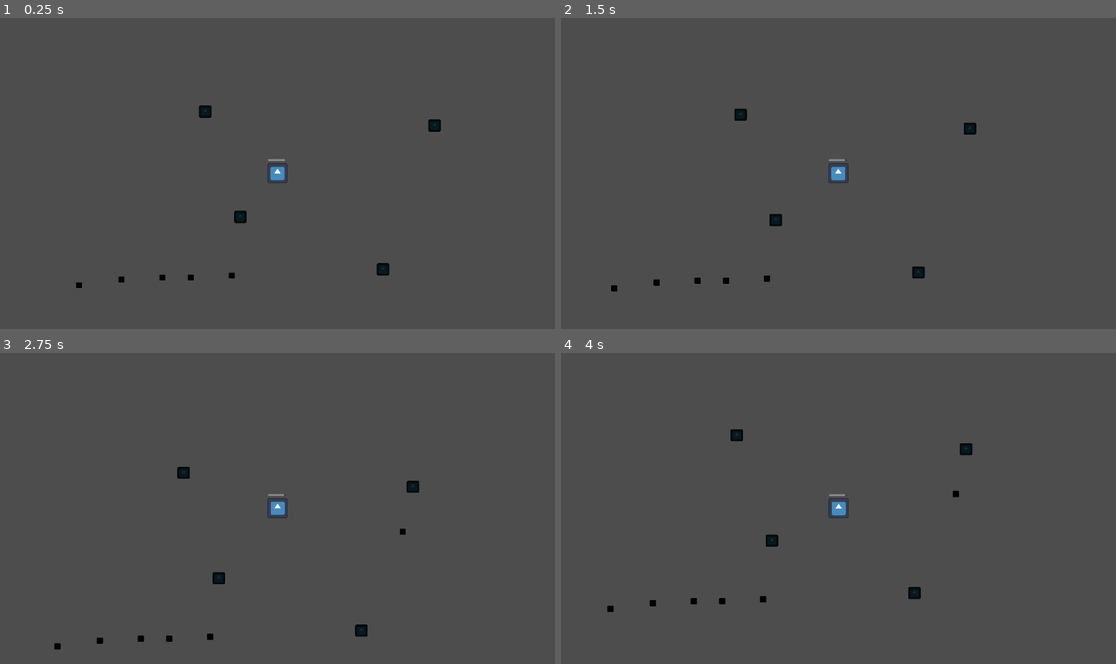
Above: before the commit, frames 1-4 (two rows, left to right).
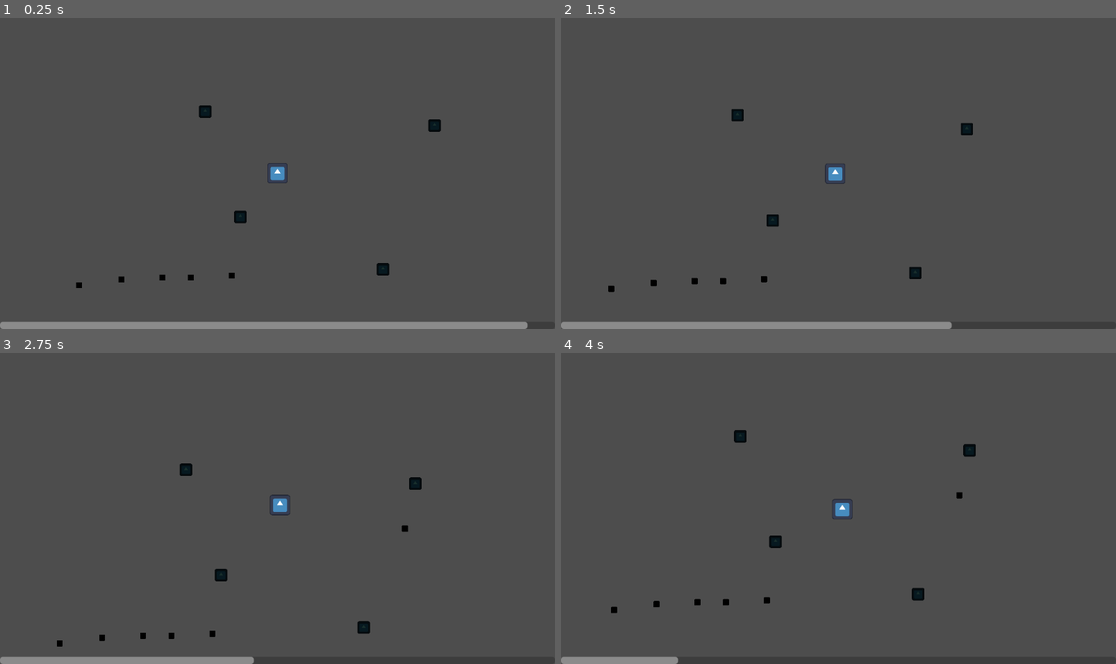
Above: after the commit, the same moments.

Repository: Floorban/Just-Run
Game: Godot game, scene res://scenes/main.tscn
Same seed, same stepped clock (60 frames per second), same inputs: the game is played once before the commit and once after it. The engine's default icon, where the game draws it, is replaced by a stand-in: a white triangle on a blue panel in a dark square.
Inputs (mouse positions are in pixels of both pictures, inside the frame that each line leads up to):
- Up to frame 1 (0.25 s): no input
- Up to frame 2 (1.5 s): move the mouse to (960, 157) at 0.52 s; move the mouse to (727, 189) at 1.27 s
- Up to frame 3 (2.75 s): move the mouse to (333, 440) at 2.02 s
- Up to frame 4 (4 s): move the mouse to (810, 570) at 2.77 s; move the mouse to (1005, 555) at 3.52 s

The runs differ from the first frame. In frame 1, 2.1% of the frame differs, in the area x 0-95%, y 45-100%; in frame 2, 2.0%; in frame 3, 1.7%; in frame 4, 1.1%.

Commit message:
clean up, ui fixed pos

Diff:
--- a/scenes/camera_controller.gd
+++ b/scenes/camera_controller.gd
@@ -2,9 +2,7 @@
 
 @export var target: Node2D
 @onready var camera: Camera2D = $Camera
+var follow_damping := 10.0
 
-func _ready() -> void:
-	pass # Replace with function body.
-
-func _process(delta: float) -> void:
-	camera.global_position = lerp(camera.global_position, target.global_position, delta * 50.0)
+func _physics_process(delta: float) -> void:
+	camera.global_position = lerp(camera.global_position, target.global_position, delta * follow_damping)
--- a/scenes/main.tscn
+++ b/scenes/main.tscn
@@ -3,6 +3,7 @@
 [ext_resource type="PackedScene" uid="uid://7edvo5ukfw7f" path="res://scenes/player.tscn" id="1_o5qli"]
 [ext_resource type="PackedScene" uid="uid://exi12hnu1s1v" path="res://scenes/ball.tscn" id="2_0wfyh"]
 [ext_resource type="Script" uid="uid://cu4p20gfru5br" path="res://scenes/camera_controller.gd" id="2_tefeu"]
+[ext_resource type="Texture2D" uid="uid://baaoxr2jhuah1" path="res://icon.svg" id="3_o6xl0"]
 [ext_resource type="Script" uid="uid://b5do1y4c2vudl" path="res://scripts/ball_spawn.gd" id="3_sugp2"]
 [ext_resource type="Script" uid="uid://wo3h5lu6ndjd" path="res://scripts/boundray_detect.gd" id="3_tbgi4"]
 [ext_resource type="PackedScene" uid="uid://2jpfau4suypg" path="res://scenes/enemy.tscn" id="4_jyhfs"]
@@ -32,7 +33,8 @@
 
 [node name="Main" type="Node2D" unique_id=49435743]
 
-[node name="Player" parent="." unique_id=269785277 instance=ExtResource("1_o5qli")]
+[node name="Player" parent="." unique_id=269785277 node_paths=PackedStringArray("hp_bar") instance=ExtResource("1_o5qli")]
+hp_bar = NodePath("../CanvasLayer/Control/HealthBar")
 
 [node name="CameraController" type="Node2D" parent="." unique_id=1925134630 node_paths=PackedStringArray("target")]
 script = ExtResource("2_tefeu")
@@ -40,6 +42,14 @@
 
 [node name="Camera" type="Camera2D" parent="CameraController" unique_id=683868124]
 top_level = true
+
+[node name="Crosshair" type="Sprite2D" parent="CameraController" unique_id=785862893]
+unique_name_in_owner = true
+visible = false
+position = Vector2(102, 41)
+texture = ExtResource("3_o6xl0")
+region_enabled = true
+region_rect = Rect2(110.244, 49.496, 5, 5)
 
 [node name="Ball" parent="." unique_id=23401371 instance=ExtResource("2_0wfyh")]
 position = Vector2(-412, 233)
@@ -134,3 +144,27 @@
 position = Vector2(219, 200)
 kill_speed = 200.0
 kill_reward = 50.0
+
+[node name="CanvasLayer" type="CanvasLayer" parent="." unique_id=1705782639]
+
+[node name="Control" type="Control" parent="CanvasLayer" unique_id=542445517]
+layout_mode = 3
+anchors_preset = 15
+anchor_right = 1.0
+anchor_bottom = 1.0
+grow_horizontal = 2
+grow_vertical = 2
+
+[node name="HealthBar" type="ProgressBar" parent="CanvasLayer/Control" unique_id=531190186]
+custom_minimum_size = Vector2(0, 15)
+layout_mode = 1
+anchors_preset = 12
+anchor_top = 1.0
+anchor_right = 1.0
+anchor_bottom = 1.0
+offset_top = -4.0
+grow_horizontal = 2
+grow_vertical = 0
+size_flags_horizontal = 3
+value = 100.0
+show_percentage = false
--- a/scenes/player.tscn
+++ b/scenes/player.tscn
@@ -6,22 +6,14 @@
 [sub_resource type="RectangleShape2D" id="RectangleShape2D_g2els"]
 size = Vector2(40, 40)
 
-[node name="Player" type="CharacterBody2D"]
+[node name="Player" type="CharacterBody2D" unique_id=1844919344]
 script = ExtResource("1_g2els")
 
-[node name="Sprite2D" type="Sprite2D" parent="."]
+[node name="Sprite2D" type="Sprite2D" parent="." unique_id=1868562421]
 scale = Vector2(0.33, 0.33)
 texture = ExtResource("1_3vyb7")
 
-[node name="CollisionShape2D" type="CollisionShape2D" parent="."]
+[node name="CollisionShape2D" type="CollisionShape2D" parent="." unique_id=1148893526]
 shape = SubResource("RectangleShape2D_g2els")
 
-[node name="speed_up_duration" type="Timer" parent="."]
-
-[node name="hp" type="ProgressBar" parent="."]
-offset_left = -20.0
-offset_top = -29.0
-offset_right = 18.0
-offset_bottom = -25.0
-value = 100.0
-show_percentage = false
+[node name="speed_up_duration" type="Timer" parent="." unique_id=1825658755]
--- a/scripts/ball_spawn.gd
+++ b/scripts/ball_spawn.gd
@@ -1,21 +1,14 @@
 extends Area2D
+
 @export var spawn_time := 2.0
 @export var ball_scene : PackedScene
 
-
 @onready var ball_spawn_timer: Timer = $ball_spawn_timer
-@onready var collision_shape_2d: CollisionShape2D = $CollisionShape2D
 @onready var col: CollisionShape2D = $CollisionShape2D
-
 
 func _ready() -> void:
 	ball_spawn_timer.timeout.connect(_on_timer_timeout)
 	ball_spawn_timer.start(spawn_time)
-
-
-func _process(delta: float) -> void:
-	pass
-
 
 func _on_timer_timeout():
 	var ball = ball_scene.instantiate()
--- a/scripts/boundray_detect.gd
+++ b/scripts/boundray_detect.gd
@@ -1,19 +1,15 @@
 extends Area2D
+
 @export var win_speed := 300.0
 
-# Called when the node enters the scene tree for the first time.
 func _ready() -> void:
 	body_entered.connect(_on_body_entered)
 
-
-# Called every frame. 'delta' is the elapsed time since the previous frame.
 func _process(delta: float) -> void:
 	pass
 
-#没弄起
+#collision shape是boundary就就不得行 已修复 👍大拇哥
 func _on_body_entered(body):
-	print("2")
 	if body is Player:
-		print("1")
 		if body.speed > win_speed:
 			print("you win!")
--- a/scripts/enemy.gd
+++ b/scripts/enemy.gd
@@ -2,19 +2,13 @@
 
 @export var kill_speed = 100.0
 @export var kill_reward = kill_speed / 5
-# Called when the node enters the scene tree for the first time.
+
 func _ready() -> void:
 	body_entered.connect(_on_body_entered)
 
-
-# Called every frame. 'delta' is the elapsed time since the previous frame.
-func _process(delta: float) -> void:
-	pass
-
-
 func _on_body_entered(body):
 	if body is Player:
-		if body.speed > kill_speed:
+		if body.speed >= kill_speed:
 			body.kill_enemy(kill_reward)
 			print("enemy died")
 			queue_free()
--- a/scripts/player.gd
+++ b/scripts/player.gd
@@ -1,25 +1,36 @@
-extends CharacterBody2D
-class_name Player
+class_name Player extends CharacterBody2D
+
+var is_dead := false
+@export var min_move_dist := 60.0
+
 var initial_speed := 100.0
 @export var speed := 100.0
 var target_speed := 0.0
 var acc_time = 10.0
 @onready var speed_up_duration: Timer = $speed_up_duration
-@onready var hp: ProgressBar = $hp
-@export var hp_decrease := 20.0
-@export var lowest_limit_speed := 90.0
+
+@export var hp_bar: ProgressBar
+@export var lose_hp_speed := 20.0
+@export var lowest_limit_speed := 100.0
 @export var speed_time_rate := 1.0
 
 func _ready() -> void:
-	hp.value = 100.0
+	hp_bar.value = 100.0
 	speed_up_duration.timeout.connect(_on_timer_timeout)
 	target_speed = speed
 
+func _process(delta: float) -> void:
+	if velocity.length() < lowest_limit_speed and not is_dead:
+		hp_bar.value -= lose_hp_speed * delta
+		if hp_bar.value <= 0: player_dead()
+
 func _physics_process(delta: float) -> void:
+	if is_dead:
+		return
 	var mouse_pos = get_global_mouse_position()
 	var direction = mouse_pos - global_position
 	var distance = direction.length()
-	if distance > 5:
+	if distance > min_move_dist:
 		speed = lerp(speed, target_speed, delta * acc_time)
 		velocity = direction.normalized() * speed
 	else:
@@ -27,17 +38,13 @@
 
 	lowest_limit_speed += speed_time_rate * delta
 	move_and_slide()
-	if velocity.length() < lowest_limit_speed:
-		hp.value -= hp_decrease * delta
-		if hp.value == 0:
-			#print("die")
-			pass
 
 func speed_up(speed_rate : float, duration : float):
 	target_speed = target_speed * (1 + speed_rate)
-	print(target_speed)
 	speed = target_speed * acc_time/4
 	speed_up_duration.start(duration)
+	hp_bar.value += hp_bar.max_value * speed_rate #这个可能有问题你可以研究一哈
+	print(target_speed)
 
 func _on_timer_timeout():
 	speed = initial_speed
@@ -45,8 +52,18 @@
 	speed_up_duration.stop()
 	print("speed up finish. current speed is ",speed)
 
+#最后 所有的加速度相关的都call上面那个speed up不要这里那里都在加速度后面没法dubug
+# zhe ge you wenti
+# 这里也在改速度 那里也在改
 func kill_enemy(reward: float):
 	initial_speed += reward
 	speed = initial_speed
 	target_speed = initial_speed
 	print("you recevied ",reward," speed up")
+
+func player_dead() -> void:
+	if is_dead:
+		return
+	velocity = Vector2.ZERO
+	is_dead = true
+	print("--------------Game Over----------------")
Not shown: 1 places in scenes/player.tscn that only renumber resources
